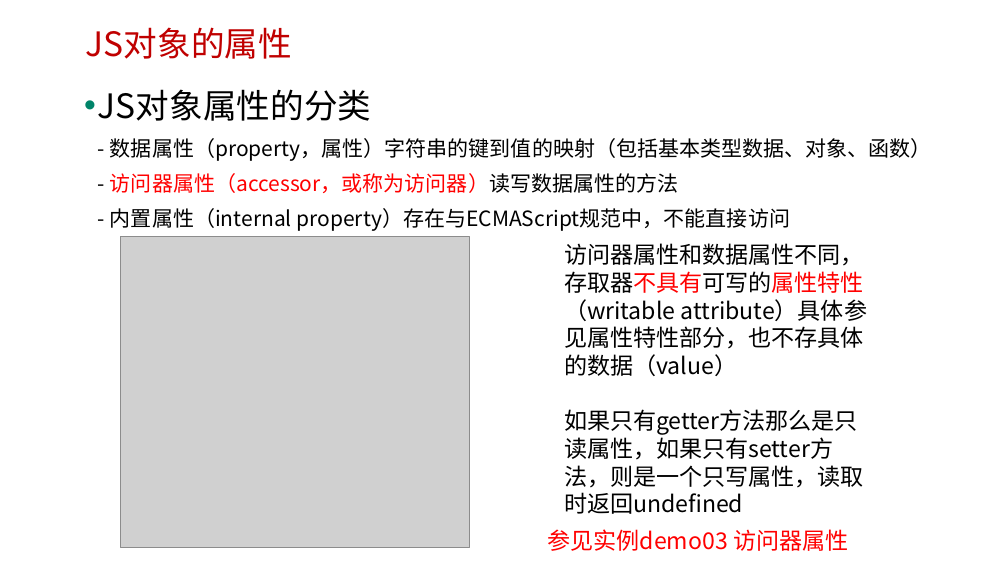
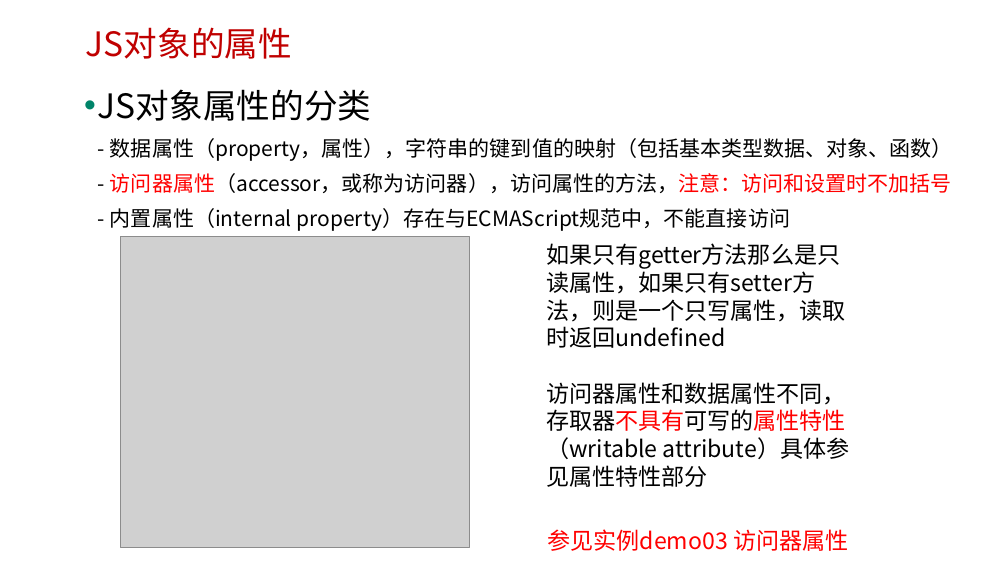
Before and after one commit to edu2act/course-javascript-advanced, a slide deck: slide 8 of 课程PPT/06.JavaScript对象.pptx. Drawn at 1008x567 pixels with LibreOffice and Linux fonts; fonts in the diff are those of the drawing; grey boxes stand for pictures; background and template pictures are left out. Boxes give left, top, right and bottom in pixels: in the first picture for what was removed or moved away, otherwise in the second. Text is boxed around its words. In the diff, an @@ line names an element or a change of style, - is before the commit and + after.

```diff
--- a/课程PPT/06.JavaScript对象.pptx
+++ b/课程PPT/06.JavaScript对象.pptx
@@ text at box(98, 89, 953, 231): text changed @@
-• JS对象属性的分类
-  - 数据属性（property，属性）字符串的键到值的映射（包括基本类型数据、对象、函数）
-  - 访问器属性（accessor，或称为访问器）读写数据属性的方法
-  - 内置属性（internal property）存在与ECMAScript规范中，不能直接访问
+• JS对象属性的分类
+  - 数据属性（property，属性），字符串的键到值的映射（包括基本类型数据、对象、函数）
+  - 访问器属性（accessor，或称为访问器），访问属性的方法，注意：访问和设置时不加括号
+  - 内置属性（internal property）存在与ECMAScript规范中，不能直接访问
@@ text "如果只有getter方法那么是只读属性，如果只有setter方法，则是一个只写属性，读取时返回undefined": place and size @@
-text "如果只有getter方法那么是只读属性，如果只有setter方法，则是一个只写属性，读取时返回undefined" at box(564, 243, 867, 514)
+text "如果只有getter方法那么是只读属性，如果只有setter方法，则是一个只写属性，读取时返回undefined" at box(546, 243, 849, 487)
@@ text at box(564, 243, 867, 376): paragraph removed @@
-访问器属性和数据属性不同，存取器不具有可写的属性特性（writable attribute）具体参见属性特性部分，也不存具体的数据（value）
@@ text at box(546, 382, 849, 487): paragraph added @@
+访问器属性和数据属性不同，存取器不具有可写的属性特性（writable attribute）具体参见属性特性部分
```
Also in this commit, not shown: 7 other slides changed, 2 slides added, 10 other files.
